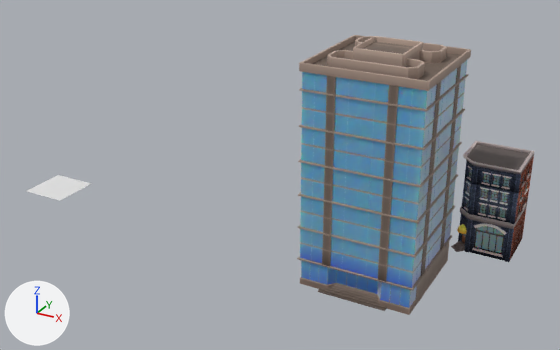
A saved change to the Blender file cubicity_ASSETS/cubicity_ASSETS.blend.
One viewpoint serves both versions: a 50 mm camera at (8.6, -22.6, 14.3) aimed at (-4.6, 1.3, 2.3). Arrows for +X, +Y and +Z are at lower left; the lights stay in place.

In view in the first picture: 'residential-corner-A-floor-bottom', 'residential-corner-A-floor-bottom-cover', 'residential-corner-A-floor-top', 'residential-corner-A-floors-middle', 'residential-corner-A-roof', 'residential-corner-A-separator', 'residential-parametric-A-rf', 'skyscraper-a-floor-1-rf', 'skyscraper-a-floors-rf', 'skyscraper-a-roof-rf', 'skyscraper-a-separators-rf', 'skyscraper-a-staircase-rf'.
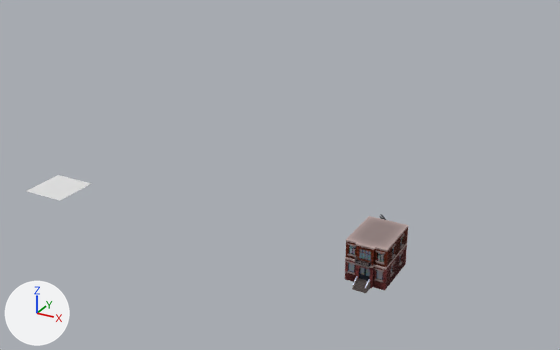
Where the change shows, as pixel boxes [x1, y1, x2, y2] in the pictures (560 x 350 px):
'skyscraper-a-floors-rf', hidden: before [300, 59, 468, 288]
'skyscraper-a-roof-rf', hidden: before [299, 35, 471, 91]
'skyscraper-a-floor-1-rf', hidden: before [300, 240, 450, 315]
'skyscraper-a-separators-rf', hidden: before [297, 74, 469, 291]
'residential-corner-A-floor-bottom', hidden: before [451, 207, 527, 262]
'residential-corner-A-floors-middle', hidden: before [461, 174, 531, 224]
'residential-corner-A-roof', hidden: before [463, 141, 535, 175]
'residential-corner-A-floor-top', hidden: before [465, 156, 534, 193]
'skyscraper-a-staircase-rf', hidden: before [318, 284, 387, 311]
'residential-corner-A-separator', hidden: before [460, 204, 527, 229]
'3-res-GN-A-balcony', added: after [355, 256, 372, 268]
'residential-corner-A-floor-bottom-cover', hidden: before [457, 224, 467, 234]
'1-res-GN-A-floor-mid', unchanged, uncovered by the edit: after [346, 216, 408, 267]
'0-res-GN-A-floor-bottom', unchanged, uncovered by the edit: after [345, 243, 407, 293]

The change, as a list of edits to the scene's bpy script:
```text
Add me_cube_021:
    me_cube_021.from_pydata(...)  # 116 vertices, 86 faces; spans x 0.0..0.261, y -1.326..-1.102, z 0.0..0.218
    me_cube_021.polygons.foreach_set('use_smooth', [True] * 86)
    # faces by material slot: [80, 6]
    me_cube_021.materials.append(mat_cubicity_painted)
    me_cube_021.materials.append(mat_cubicity_concrete)
Change ob_skyscraper_a_floor_1_rf:
    add ob_skyscraper_a_floor_1_rf.hide_set(True)  # its collection is switched off
Change ob_skyscraper_a_floors_rf:
    add ob_skyscraper_a_floors_rf.hide_set(True)  # its collection is switched off
Change ob_skyscraper_a_separators_rf:
    add ob_skyscraper_a_separators_rf.hide_set(True)  # its collection is switched off
Change ob_skyscraper_a_staircase_rf:
    add ob_skyscraper_a_staircase_rf.hide_set(True)  # its collection is switched off
Change ob_skyscraper_a_roof_rf:
    add ob_skyscraper_a_roof_rf.hide_set(True)  # its collection is switched off
Change ob_residential_corner_a_floor_bottom:
    add ob_residential_corner_a_floor_bottom.hide_set(True)  # its collection is switched off
Change ob_residential_corner_a_floor_top:
    add ob_residential_corner_a_floor_top.hide_set(True)  # its collection is switched off
Change ob_residential_corner_a_separator:
    add ob_residential_corner_a_separator.hide_set(True)  # its collection is switched off
Change ob_residential_corner_a_floors_middle:
    add ob_residential_corner_a_floors_middle.hide_set(True)  # its collection is switched off
Change ob_residential_corner_a_roof:
    add ob_residential_corner_a_roof.hide_set(True)  # its collection is switched off
Change ob_residential_corner_a_floor_bottom_cover:
    add ob_residential_corner_a_floor_bottom_cover.hide_set(True)  # its collection is switched off
Add ob_3_res_gn_a_balcony:
    ob_3_res_gn_a_balcony = bpy.data.objects.new('3-res-GN-A-balcony', me_cube_021)
    ob_3_res_gn_a_balcony.location = (0.0, 0.0, 0.9)
    _m = ob_3_res_gn_a_balcony.modifiers.new('Mirror', 'MIRROR')
    _m.use_clip = True
```
